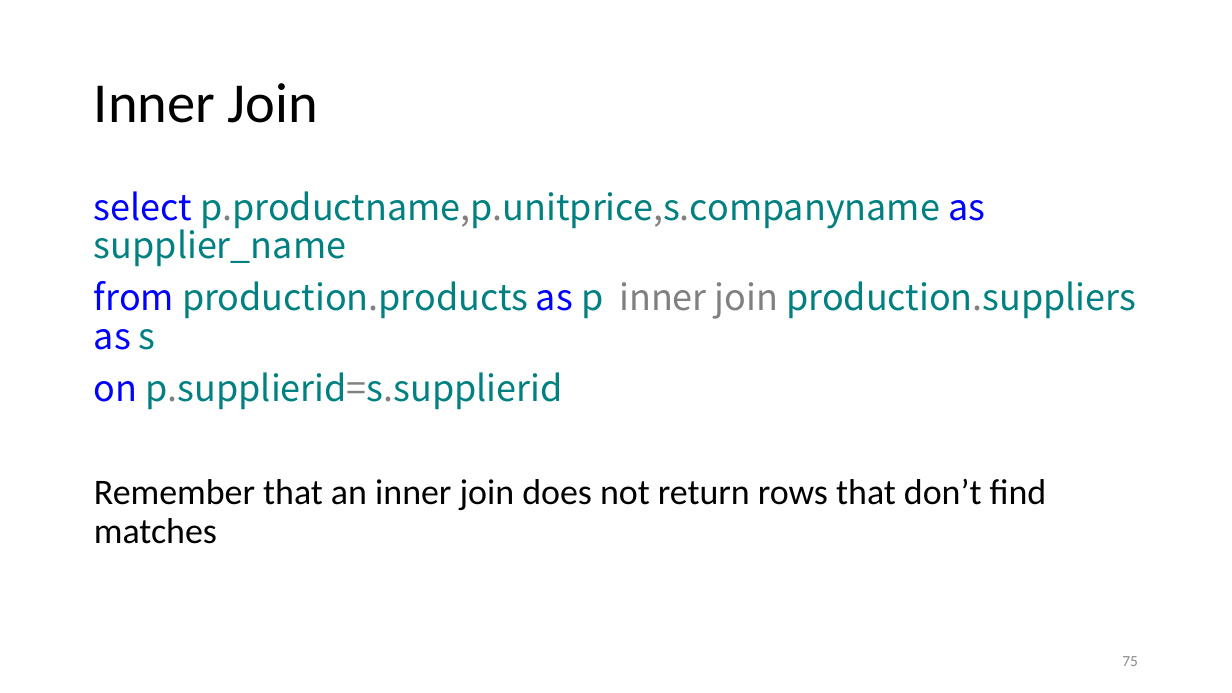
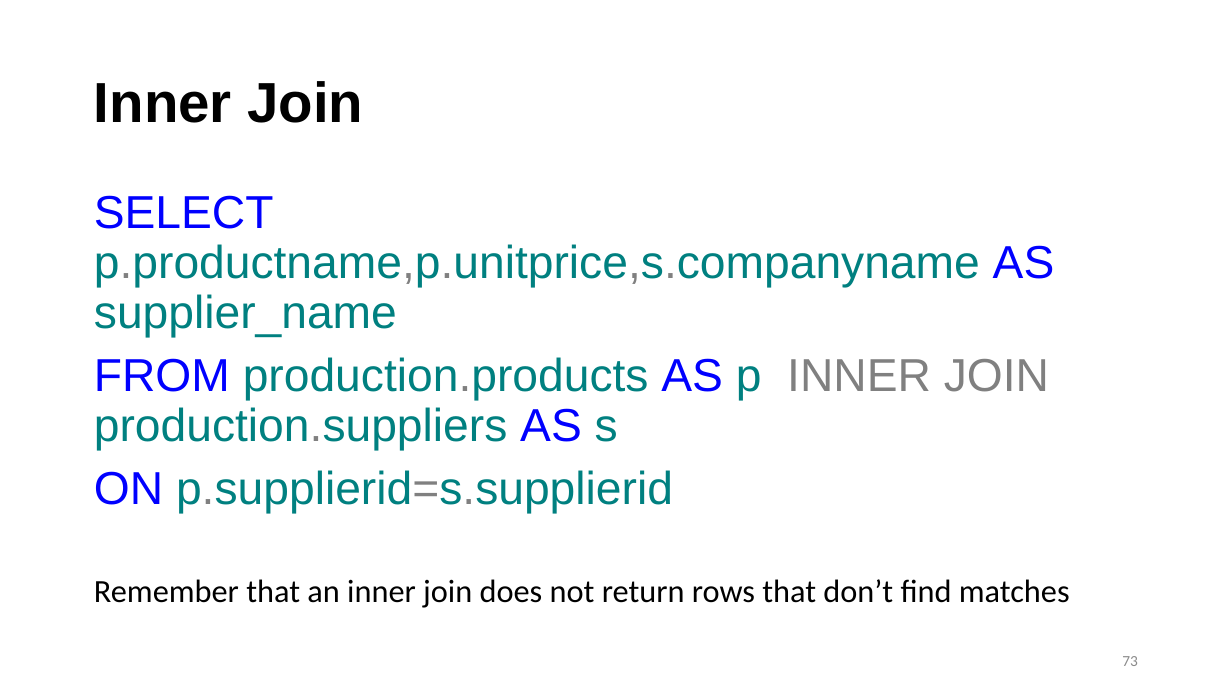
Before and after one commit to hgao62/sql_tutorial, a slide deck: slide 73 of SQL_PPT_2025.pptx (slide 75 before the commit). Drawn at 1232x693 pixels with LibreOffice and Linux fonts; fonts in the diff are those of the drawing. Boxes give left, top, right and bottom in pixels: in the first picture for what was removed or moved away, otherwise in the second. Text is boxed around its words. In the diff, an @@ line names an element or a change of style, - is before the commit and + after.

```diff
--- a/SQL_PPT_2025.pptx
+++ b/SQL_PPT_2025.pptx
@@ title "Inner Join" at (94,81,363,123): font Calibri to Arial, bold on @@
@@ text at (94,195,1055,513): text changed; size 28 to 36 pt; font Noto Sans CJK SC to Arial @@
-select p.productname,p.unitprice,s.companyname as supplier_name
-from production.products as p inner join production.suppliers as s
-on p.supplierid=s.supplierid
+SELECT p.productname,p.unitprice,s.companyname AS supplier_name
+FROM production.products AS p INNER JOIN production.suppliers AS s
+ON p.supplierid=s.supplierid
@@ text at (94,579,1070,608): size 28 to 25.2 pt in "Remember that an inner join does not ..." @@
@@ page number at (1122,656,1138,666): text changed @@
-75
+73
```
Also in this commit, not shown: 75 other slides changed, 1 slide added, 9 slides removed, 2 other files.
